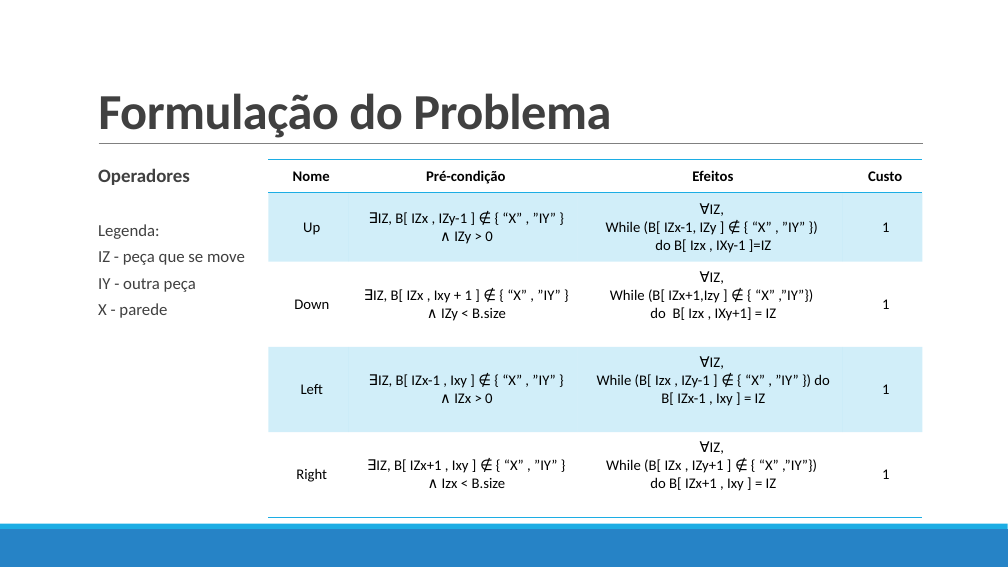
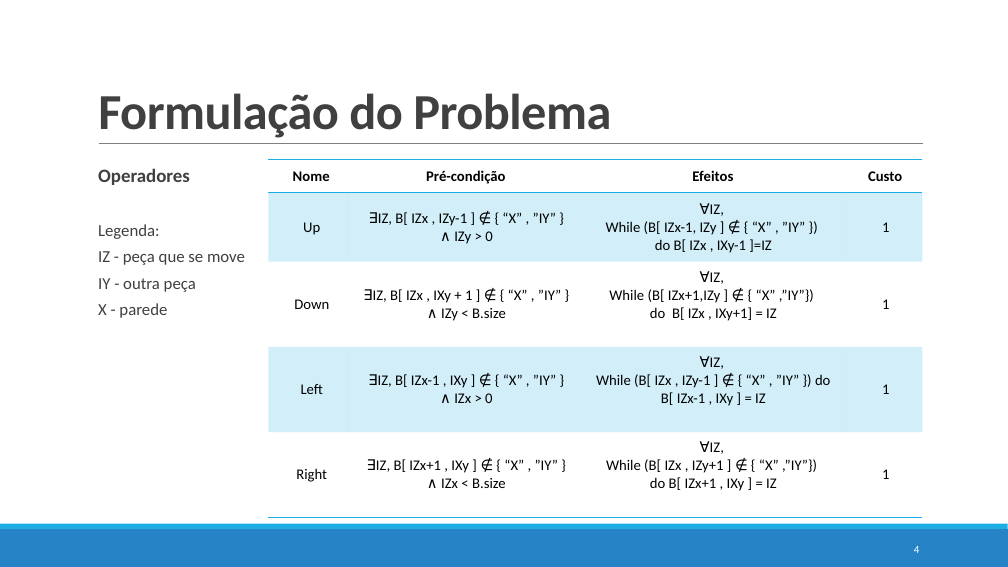
Before and after one commit to pedrovponte/IART-g39, a slide deck: slide 4 of docs/finalpresentation.pptx. Drawn at 1008x567 pixels with LibreOffice and Linux fonts; fonts in the diff are those of the drawing. Boxes give left, top, right and bottom in pixels: in the first picture for what was removed or moved away, otherwise in the second. Text is boxed around its words. In the diff, an @@ line names an element or a change of style, - is before the commit and + after.

```diff
--- a/docs/finalpresentation.pptx
+++ b/docs/finalpresentation.pptx
@@ table at [268, 159, 923, 514] @@
-row 2, column 3: ∀IZ, / While (B[ IZx-1, IZy ] ∉ { “X” , ”IY” }) / do B[ Izx , IXy-1 ]=IZ
+row 2, column 3: ∀IZ, / While (B[ IZx-1, IZy ] ∉ { “X” , ”IY” }) / do B[ IZx , IXy-1 ]=IZ
-row 3, column 2: ∃IZ, B[ IZx , Ixy + 1 ] ∉ { “X” , ”IY” } ∧ IZy < B.size
+row 3, column 2: ∃IZ, B[ IZx , IXy + 1 ] ∉ { “X” , ”IY” } ∧ IZy < B.size
-row 3, column 3: ∀IZ, / While (B[ IZx+1,Izy ] ∉ { “X” ,”IY”}) / do B[ Izx , IXy+1] = IZ
+row 3, column 3: ∀IZ, / While (B[ IZx+1,IZy ] ∉ { “X” ,”IY”}) / do B[ IZx , IXy+1] = IZ
-row 4, column 2: ∃IZ, B[ IZx-1 , Ixy ] ∉ { “X” , ”IY” } ∧ IZx > 0
+row 4, column 2: ∃IZ, B[ IZx-1 , IXy ] ∉ { “X” , ”IY” } ∧ IZx > 0
-row 4, column 3: ∀IZ, / While (B[ Izx , IZy-1 ] ∉ { “X” , ”IY” }) do B[ IZx-1 , Ixy ] = IZ
+row 4, column 3: ∀IZ, / While (B[ IZx , IZy-1 ] ∉ { “X” , ”IY” }) do B[ IZx-1 , IXy ] = IZ
-row 5, column 2: ∃IZ, B[ IZx+1 , Ixy ] ∉ { “X” , ”IY” } ∧ Izx < B.size
+row 5, column 2: ∃IZ, B[ IZx+1 , IXy ] ∉ { “X” , ”IY” } ∧ IZx < B.size
-row 5, column 3: ∀IZ, / While (B[ IZx , IZy+1 ] ∉ { “X” ,”IY”}) / do B[ IZx+1 , Ixy ] = IZ
+row 5, column 3: ∀IZ, / While (B[ IZx , IZy+1 ] ∉ { “X” ,”IY”}) / do B[ IZx+1 , IXy ] = IZ
@@ page number added at [914, 546, 920, 553], 10.5 pt, text #FFFFFF @@
+4
```
Also in this commit, not shown: 18 other slides changed, 8 other files.
